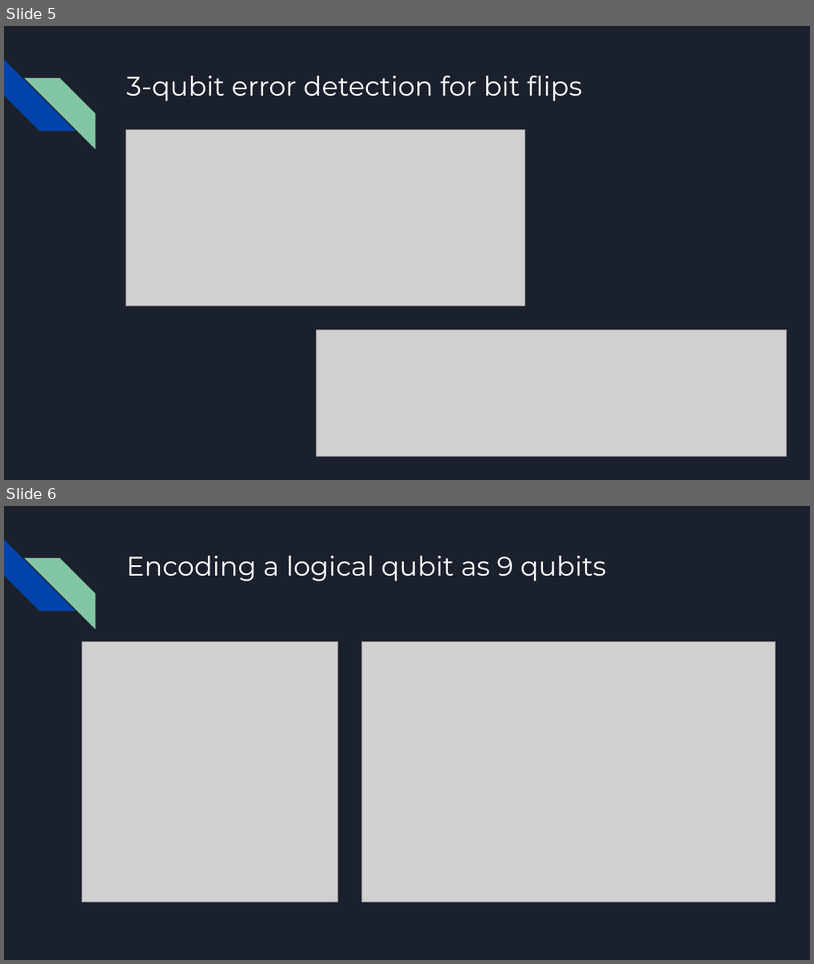
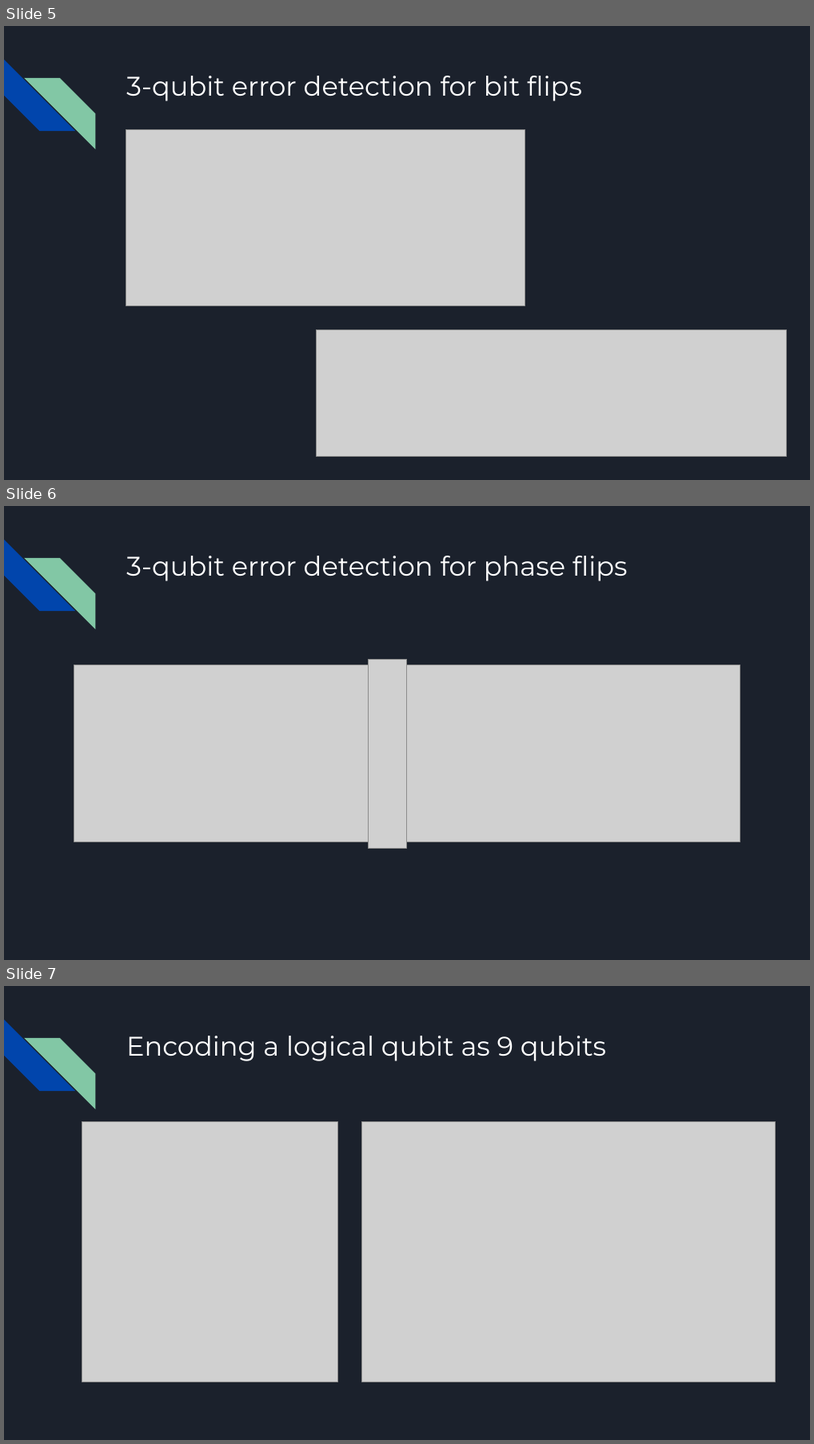
Before and after one commit to philippemnoel/QuantumErrorCorrectionProject, a slide deck: QEC Final Project.pptx. Shown one above the other, each under a label of ours: slides 5 and 6 before the commit, slides 5, 6 and 7 after it. The pictures are 814x964 and 814x1444 pixels, drawn with LibreOffice and Linux fonts; fonts in the diff are those of the drawing; grey boxes stand for pictures. Boxes give left, top, right and bottom in pixels: in the first picture for what was removed or moved away, otherwise in the second. Text is boxed around its words. In the diff, an @@ line names an element or a change of style, - is before the commit and + after.

```diff
--- a/QEC Final Project.pptx
+++ b/QEC Final Project.pptx
@@ slide 6 added at (x1=4, y1=506, x2=810, y2=960), background #1B212C; not listed: 2 template elements that a slide beside it also shows @@
@@ title added at (x1=126, y1=556, x2=628, y2=581), 24 pt, text #FFFFFF @@
+3-qubit error detection for phase flips
@@ picture added at (x1=74, y1=665, x2=740, y2=841) @@
@@ picture added at (x1=369, y1=660, x2=407, y2=848) @@
@@ what was slide 6 is now slide 7 @@
```
Also in this commit, not shown: 3 slides changed.
